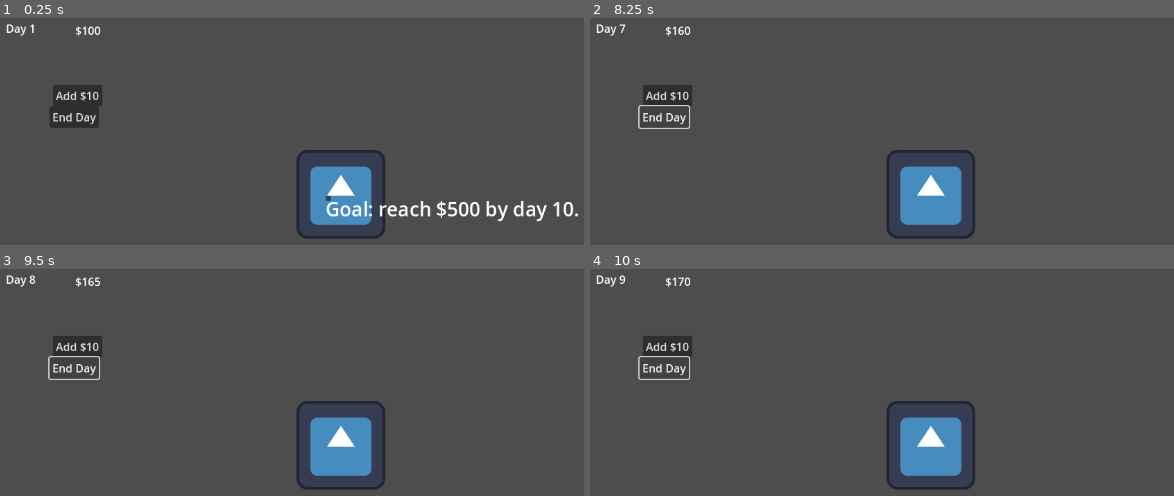
Above: before the commit, frames 1-4 (two rows, left to right).
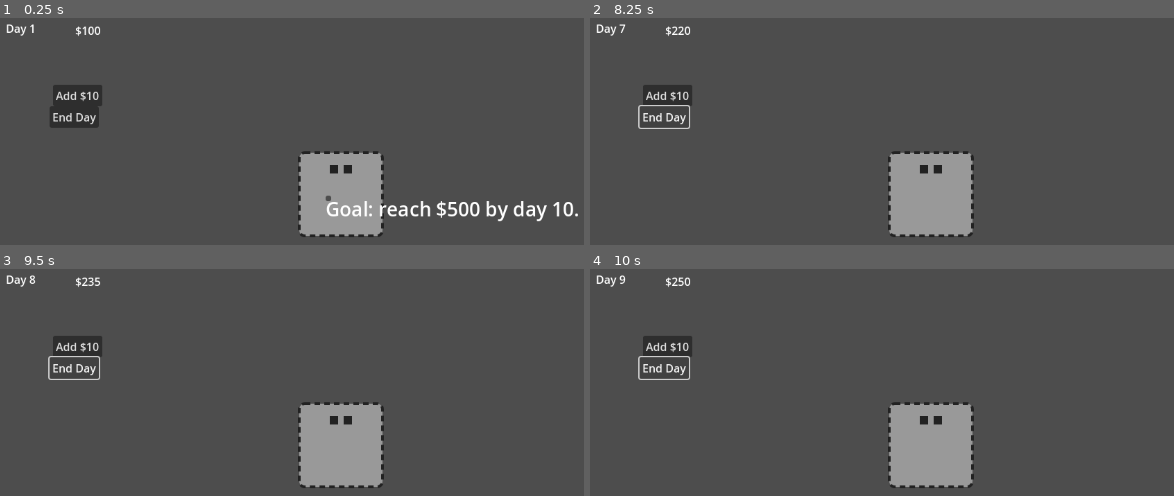
Above: after the commit, the same moments.

Repository: naddicott-dtech/tycoon-template
Game: Godot game, scene res://scenes/Main.tscn
Same seed, same stepped clock (60 frames per second), same inputs: the game is played once before the commit and once after it. The engine's default icon, where the game draws it, is replaced by a stand-in: a white triangle on a blue panel in a dark square.
Inputs (mouse positions are in pixels of both pictures, inside the frame that each line leads up to):
- Up to frame 1 (0.25 s): no input
- Up to frame 2 (8.25 s): click "Add $10" at 0.5 s; click "End Day" at 1.25 s; click (917, 197) at 2 s; click "Add $10" at 2.75 s; click "End Day" at 3.5 s; click (917, 197) at 4.25 s; click "Add $10" at 5 s; click "End Day" at 5.75 s; tap Enter at 6.5, 8 s; tap Space at 7.25 s
- Up to frame 3 (9.5 s): tap Space at 8.75 s
- Up to frame 4 (10 s): tap Enter at 9.5 s

The runs differ from the first frame. In frame 1, 5.4% of the frame differs, in the area x 50-66%, y 58-98%; in frame 2, 5.6%; in frame 3, 5.6%; in frame 4, 5.6%, in the area x 14-66%, y 3-98%.

Commit message:
Slice 2 (editor): assign tier placeholder art; ship a LEVEL_2 stand
Stand.tscn: level_1/2/3_texture slots filled with the placeholder SVGs and the
Sprite's main texture set to level 1. Main.tscn: the placed Stand starts at
LEVEL_2 to show the bridge live (2-pip art, +$15/day).

Verified: clean boot, 7/7 dev tests green, in-editor playtest of the tier swap.

Co-Authored-By: Claude Opus 4.8 (1M context) <noreply@anthropic.com>

Diff:
--- a/scenes/Main.tscn
+++ b/scenes/Main.tscn
@@ -17,6 +17,7 @@
 
 [node name="Stand" parent="WorldRoot/Entities" instance=ExtResource("2_rarhs")]
 position = Vector2(578, 302)
+tier = 1
 
 [node name="Spawners" type="Node2D" parent="WorldRoot"]
 
--- a/scenes/entities/Stand.tscn
+++ b/scenes/entities/Stand.tscn
@@ -1,8 +1,13 @@
-[gd_scene load_steps=3 format=3 uid="uid://jl44k1cogg4w"]
+[gd_scene load_steps=5 format=3 uid="uid://jl44k1cogg4w"]
 
-[ext_resource type="Texture2D" uid="uid://b8u8accr8kwjg" path="res://icon.svg" id="1_8td5s"]
 [ext_resource type="Script" uid="uid://cvc3nskyjv6x3" path="res://scenes/entities/Stand.gd" id="2_2rcrt"]
+[ext_resource type="Texture2D" uid="uid://dokwyb32yd2fw" path="res://assets/stand_level_1.svg" id="3_qhtib"]
+[ext_resource type="Texture2D" uid="uid://bdj078vtnoo6f" path="res://assets/stand_level_2.svg" id="4_3yig3"]
+[ext_resource type="Texture2D" uid="uid://c5enupo3g6o0a" path="res://assets/stand_level_3.svg" id="5_v6v0d"]
 
 [node name="Stand" type="Sprite2D"]
-texture = ExtResource("1_8td5s")
+texture = ExtResource("3_qhtib")
 script = ExtResource("2_2rcrt")
+level_1_texture = ExtResource("3_qhtib")
+level_2_texture = ExtResource("4_3yig3")
+level_3_texture = ExtResource("5_v6v0d")
